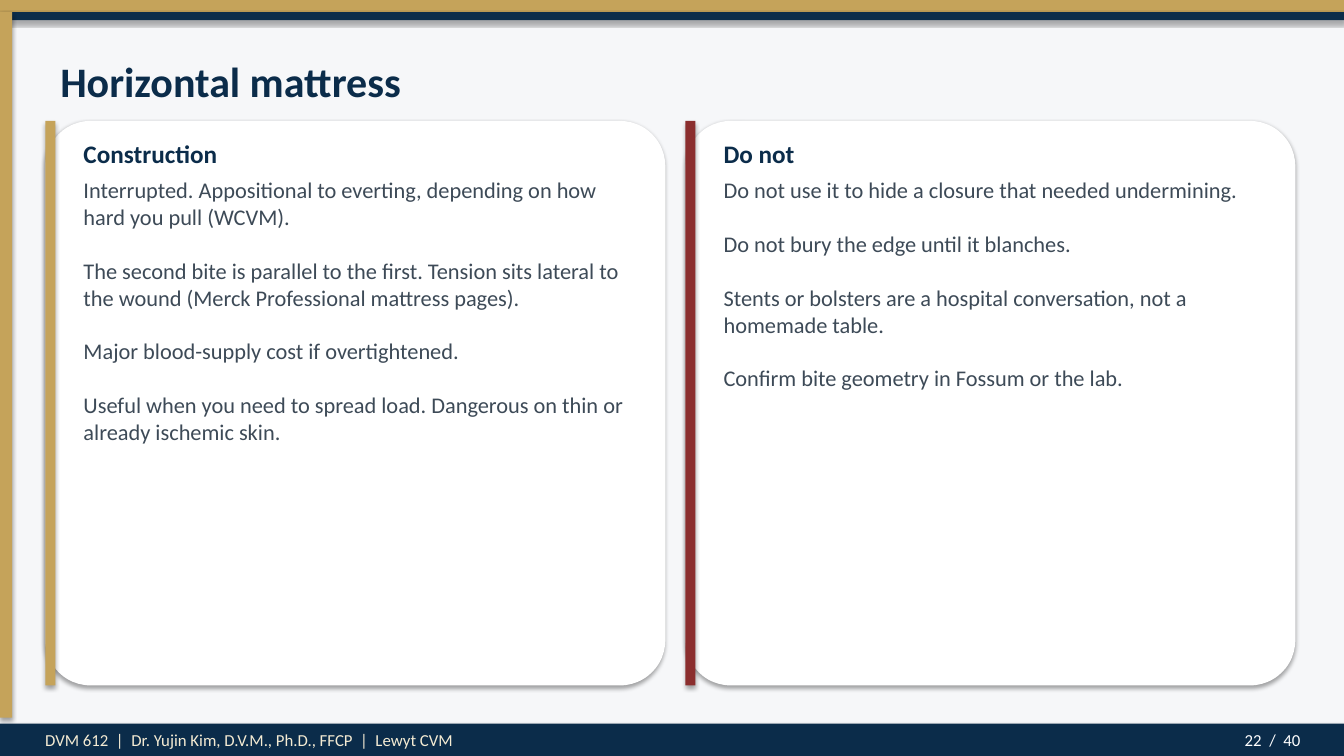
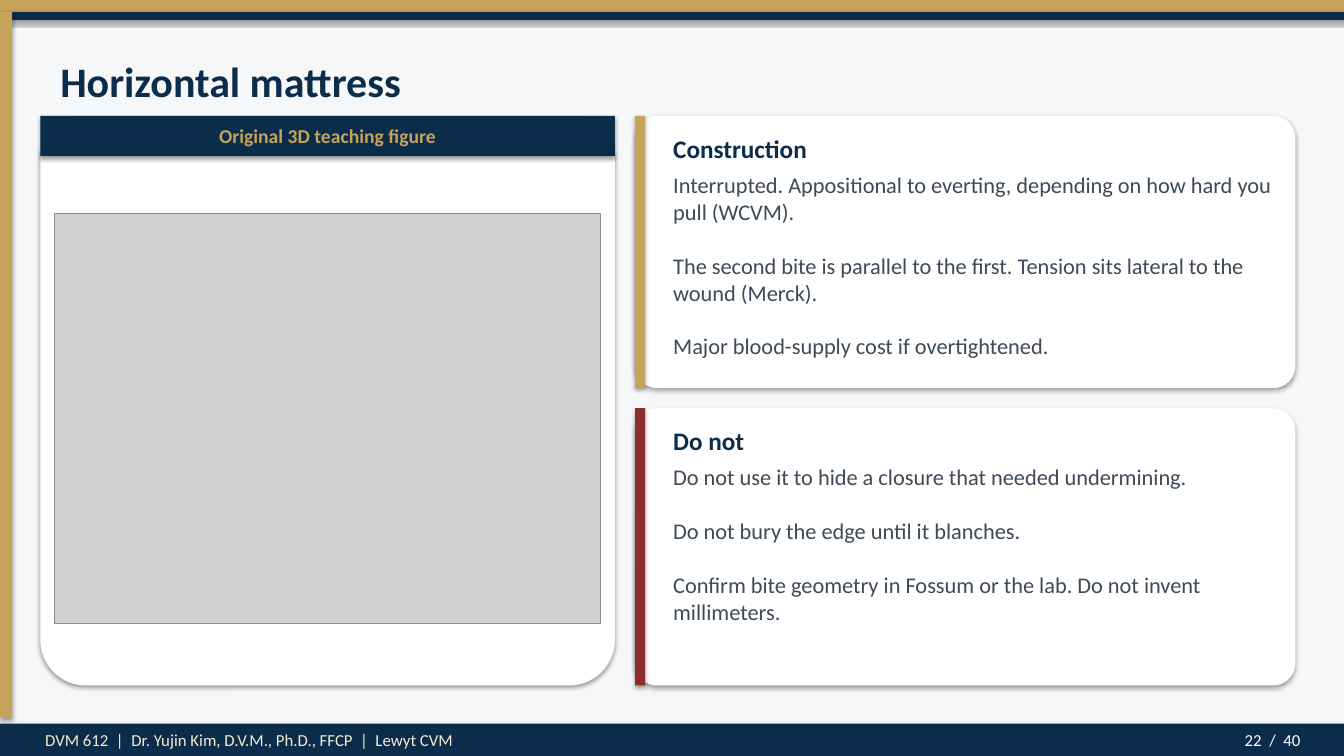
Before and after one commit to drkimvet/happycare, a slide deck: slide 22 of lectures/DVM-612_Week7_Suture_Patterns_Closures.pptx. Drawn at 1344x756 pixels with LibreOffice and Linux fonts; fonts in the diff are those of the drawing; grey boxes stand for pictures. Boxes give left, top, right and bottom in pixels: in the first picture for what was removed or moved away, otherwise in the second. Text is boxed around its words. In the diff, an @@ line names an element or a change of style, - is before the commit and + after.

```diff
--- a/lectures/DVM-612_Week7_Suture_Patterns_Closures.pptx
+++ b/lectures/DVM-612_Week7_Suture_Patterns_Closures.pptx
@@ rounded rectangle resized from (x1=45, y1=121, x2=665, y2=686) to (x1=40, y1=116, x2=615, y2=686) @@
@@ rectangle added at (x1=40, y1=116, x2=615, y2=156), fill #0B2C4A @@
@@ rounded rectangle added at (x1=635, y1=116, x2=1296, y2=388), fill #FFFFFF @@
@@ rectangle added at (x1=635, y1=116, x2=645, y2=388), fill #C5A35A @@
@@ rectangle removed at (x1=45, y1=121, x2=55, y2=686) @@
@@ text added at (x1=219, y1=129, x2=435, y2=147), 14 pt, text #C5A35A, bold @@
+Original 3D teaching figure
@@ text "Construction" moved from (x1=83, y1=145, x2=217, y2=164) to (x1=673, y1=140, x2=807, y2=158) @@
@@ rectangle removed at (x1=686, y1=121, x2=696, y2=686) @@
@@ text at (x1=673, y1=177, x2=1271, y2=358): text changed @@
-Interrupted. Appositional to everting, depending on how hard you pull (WCVM).
-The second bite is parallel to the first. Tension sits lateral to the wound (Merck Professional mattress pages).
-Major blood-supply cost if overtightened.
-Useful when you need to spread load. Dangerous on thin or already ischemic skin.
+Interrupted. Appositional to everting, depending on how hard you pull (WCVM).
+The second bite is parallel to the first. Tension sits lateral to the wound (Merck).
+Major blood-supply cost if overtightened.
@@ picture added at (x1=54, y1=214, x2=601, y2=624) @@
@@ rounded rectangle resized from (x1=686, y1=121, x2=1296, y2=686) to (x1=635, y1=408, x2=1296, y2=686) @@
@@ rectangle added at (x1=635, y1=408, x2=645, y2=686), fill #8B2E2E @@
@@ text "Do not" moved from (x1=724, y1=146, x2=795, y2=163) to (x1=673, y1=433, x2=744, y2=451) @@
@@ text at (x1=673, y1=469, x2=1200, y2=620): text changed @@
-Do not use it to hide a closure that needed undermining.
-Do not bury the edge until it blanches.
-Stents or bolsters are a hospital conversation, not a homemade table.
-Confirm bite geometry in Fossum or the lab.
+Do not use it to hide a closure that needed undermining.
+Do not bury the edge until it blanches.
+Confirm bite geometry in Fossum or the lab. Do not invent millimeters.
```
Also in this commit, not shown: 10 other slides changed, 17 other files.
